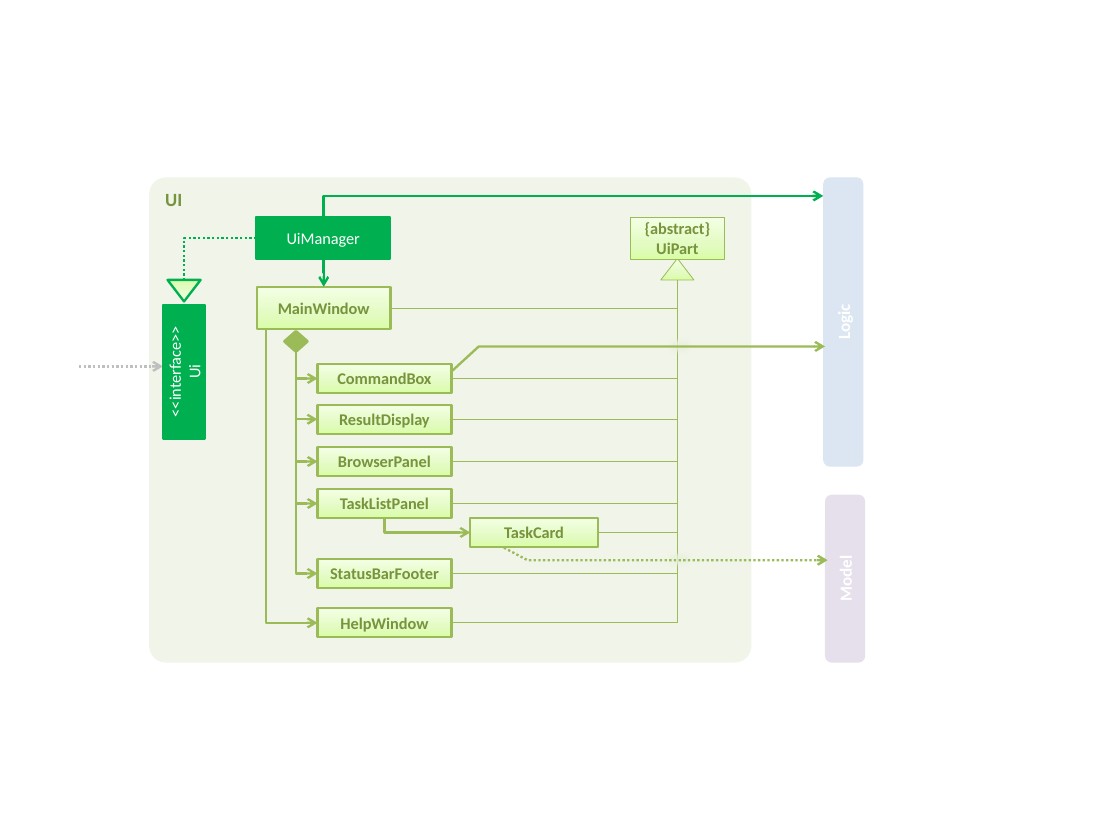
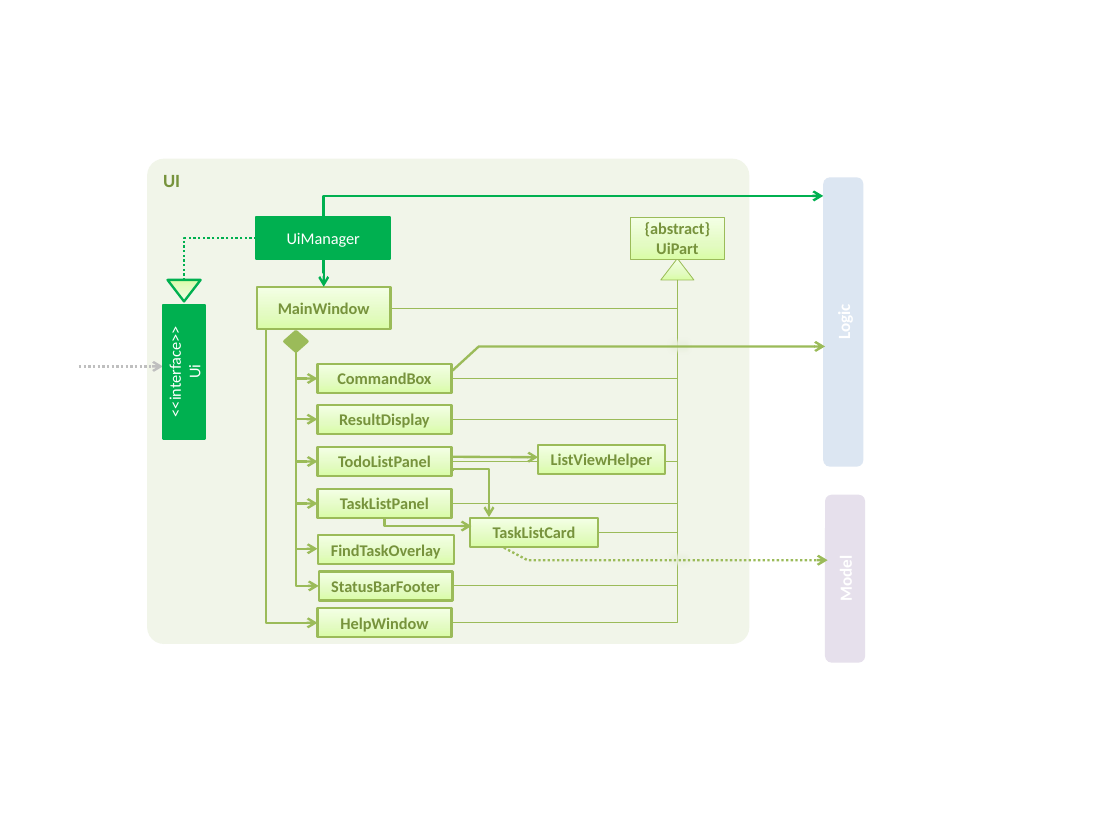
Before and after one commit to CS2103JAN2017-W13-B1/main, a slide deck: slide 1 of docs/diagrams/UiComponentClassDiagram.pptx. Drawn at 1120x840 pixels with LibreOffice and Linux fonts; fonts in the diff are those of the drawing. Boxes give left, top, right and bottom in pixels: in the first picture for what was removed or moved away, otherwise in the second. Text is boxed around its words. In the diff, an @@ line names an element or a change of style, - is before the commit and + after.

```diff
--- a/docs/diagrams/UiComponentClassDiagram.pptx
+++ b/docs/diagrams/UiComponentClassDiagram.pptx
@@ rounded rectangle "UI": place and size @@
-rounded rectangle "UI" at box(149, 177, 752, 662)
+rounded rectangle "UI" at box(147, 159, 749, 644)
@@ elbow line moved from (678, 280) - (451, 573) to (678, 280) - (452, 586) @@
@@ elbow arrow moved from (296, 352) - (318, 573) to (296, 352) - (319, 586) @@
@@ elbow arrow added from (296, 396) to (318, 549), #9BBB59 1.5 pt @@
@@ rectangle added at box(538, 445, 665, 474), fill gradient #DAFDA7 to #E4FCC2 to #F5FFE7, outline #9BBB59 1.5 pt, 10.5 pt, text #77933C, bold @@
+ListViewHelper
@@ text in rectangle at box(338, 455, 431, 467): text changed @@
-BrowserPanel
+TodoListPanel
@@ arrow added from (452, 457) to (538, 457), #9BBB59 1.5 pt @@
@@ elbow arrow added from (454, 470) to (489, 517), #9BBB59 1.5 pt @@
@@ rectangle added at box(318, 535, 454, 564), fill gradient #DAFDA7 to #E4FCC2 to #F5FFE7, outline #9BBB59 1.5 pt, 10.5 pt, text #77933C, bold @@
+FindTaskOverlay
@@ elbow arrow moved from (384, 517) - (470, 532) to (384, 517) - (472, 526) @@
@@ text in rectangle at box(493, 526, 576, 538): text changed @@
-TaskCard
+TaskListCard
@@ rectangle "StatusBarFooter": place and size @@
-rectangle "StatusBarFooter" at box(318, 559, 452, 588)
+rectangle "StatusBarFooter" at box(319, 571, 454, 600)
```
Also in this commit, not shown: 4 other files.
